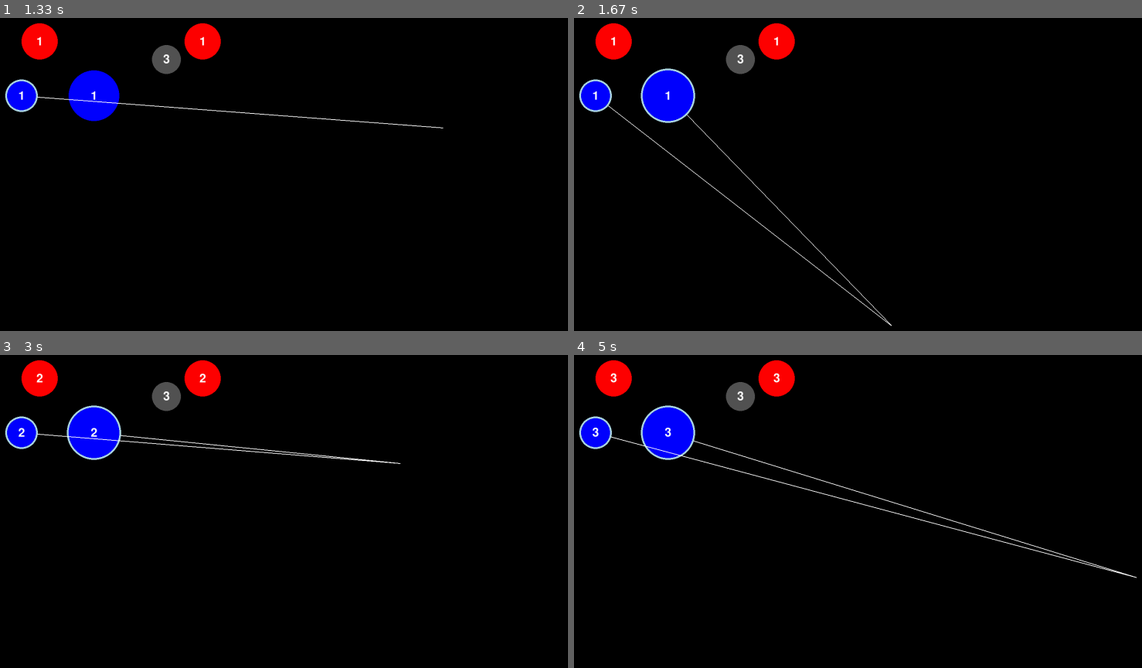
Above: before the commit, frames 1-4 (two rows, left to right).
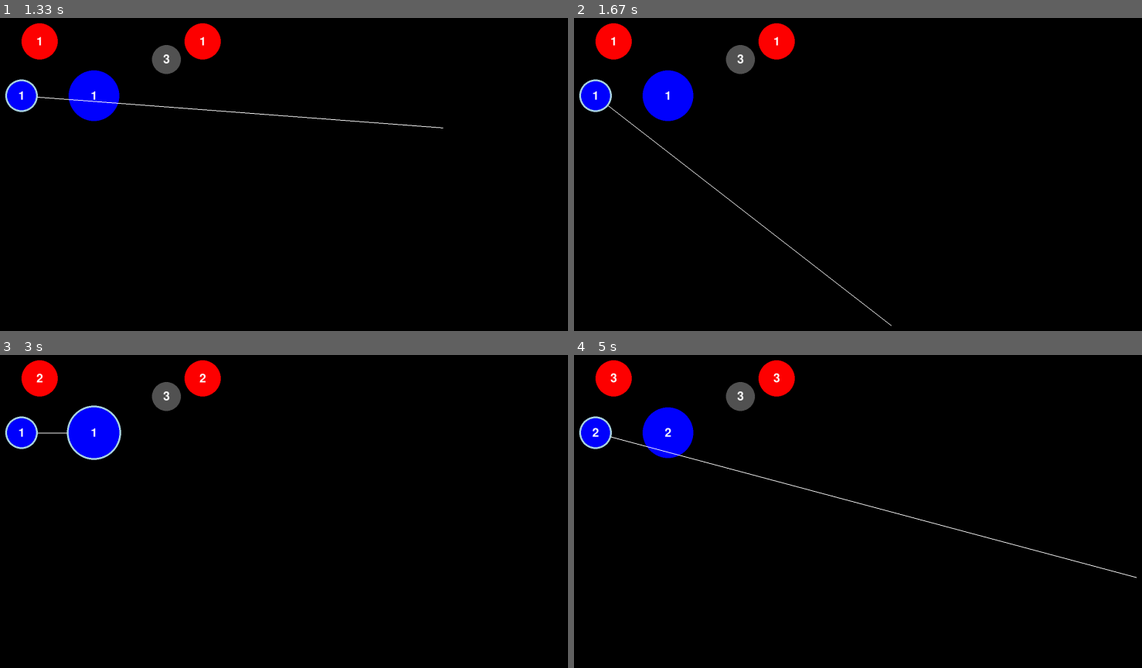
Above: after the commit, the same moments.

Repository: msa2984/teals-pygame
Game: pygame game, started from pygame/nano_wars/main.py
Same seed, same stepped clock (60 frames per second), same inputs: the game is played once before the commit and once after it.
Inputs (mouse positions are in pixels of both pictures, inside the frame that each line leads up to):
- Up to frame 1 (1.33 s): press the mouse at (90, 96) at 0.37 s; move the mouse to (198, 83) at 0.47 s; release the mouse at (306, 74) at 0.6 s; click (403, 208) at 0.72 s; press the mouse at (22, 96) at 1.03 s; move the mouse to (232, 111) at 1.13 s; release the mouse at (443, 127) at 1.27 s
- Up to frame 2 (1.67 s): press the mouse at (664, 96) at 1.37 s; move the mouse to (778, 208) at 1.47 s; release the mouse at (892, 324) at 1.6 s
- Up to frame 3 (3 s): press the mouse at (90, 433) at 1.7 s; move the mouse to (85, 470) at 1.8 s; release the mouse at (73, 508) at 1.93 s; click (289, 483) at 2.05 s; press the mouse at (22, 433) at 2.37 s; move the mouse to (62, 433) at 2.47 s; release the mouse at (107, 433) at 2.6 s; press the mouse at (22, 433) at 2.7 s; move the mouse to (210, 448) at 2.8 s; release the mouse at (397, 464) at 2.93 s
- Up to frame 4 (5 s): click (1022, 417) at 3.05 s; press the mouse at (596, 433) at 3.37 s; move the mouse to (693, 539) at 3.47 s; release the mouse at (789, 642) at 3.6 s; press the mouse at (596, 433) at 3.7 s; move the mouse to (789, 505) at 3.8 s; release the mouse at (988, 577) at 3.93 s; press the mouse at (664, 433) at 4.03 s; move the mouse to (772, 455) at 4.13 s; release the mouse at (880, 480) at 4.27 s; press the mouse at (596, 433) at 4.37 s; move the mouse to (750, 405) at 4.47 s; release the mouse at (909, 373) at 4.6 s; press the mouse at (596, 433) at 4.7 s; move the mouse to (863, 505) at 4.8 s; release the mouse at (1136, 577) at 4.93 s

Frame 1 is identical in both runs. In frame 2, 0.4% of the frame differs, in the area x 11-57%, y 16-99%; in frame 3, 0.5%; in frame 4, 0.6%, in the area x 3-99%, y 16-71%.

Commit message:
starting cell logic for blues

Diff:
--- a/pygame/nano_wars/main.py
+++ b/pygame/nano_wars/main.py
@@ -61,18 +61,19 @@
                     if cell.color == BLUE:  # If the cell is blue
                         dragging = True  # Allow dragging over blue cells
                         selection_rect = None  # Do not draw selection rectangle if starting inside a blue cell
-                        if cell not in highlighted_cells and selection_rect is None:
+                        if cell not in highlighted_cells and selection_rect is None and len(highlighted_cells) == 0:
                             highlighted_cells.append(cell)  # Add the cell to the highlighted list
                             line_active = True  # Start drawing the line
                             cell.is_highlighted = True
                             cell.line_end = mouse_pos  # Store the cursor position to draw the line
+                        elif len(highlighted_cells) > 1:
+                            line_active = gray_cell_logic(highlighted_cells=highlighted_cells, line_active=line_active, cell=cell)
                     elif cell.color == GRAY and highlighted_cells:  # If clicked on a gray cell and any blue cells are highlighted
                         line_active = gray_cell_logic(highlighted_cells=highlighted_cells, line_active=line_active, cell=cell)
                     elif cell.color == RED and highlighted_cells:
                         line_active = gray_cell_logic(highlighted_cells=highlighted_cells, line_active=line_active, cell=cell)
                     break  # Stop checking other cells once a valid click inside a cell is detected
             else:
-                print("hi")
                 selection_rect = pygame.Rect(start_pos, (0, 0))  # Initialize rectangle if clicked outside cells
 
         # Handle mouse motion event
